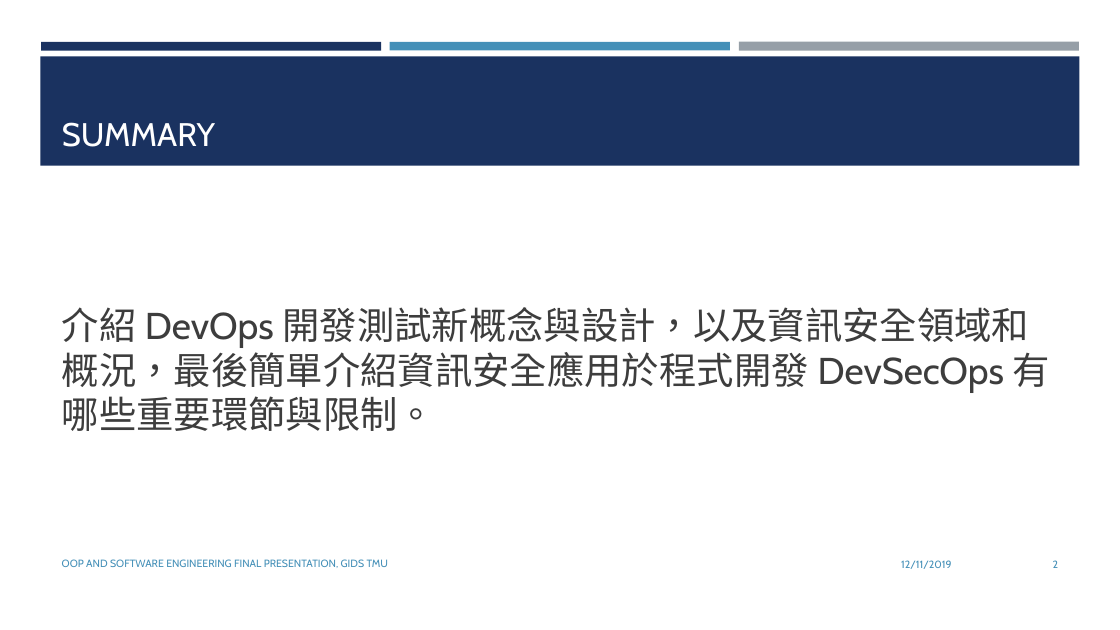
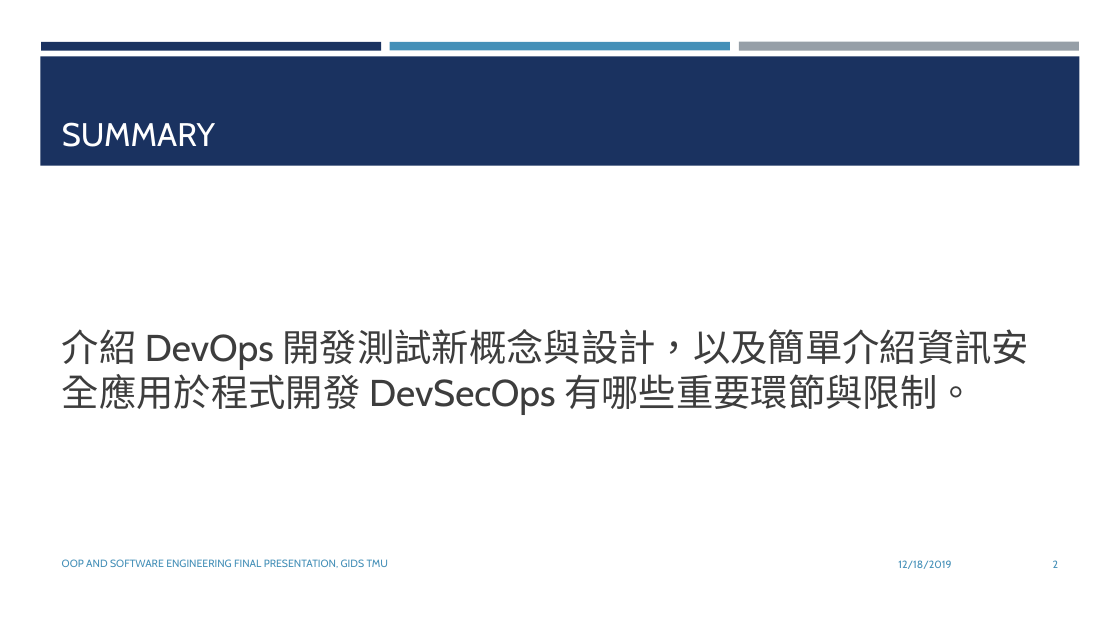
Before and after one commit to Weber12321/TMU-GIDS, a slide deck: slide 2 of 物件導向程式設計/Marry Devops and cybersecurity.pptx. Drawn at 1120x630 pixels with LibreOffice and Linux fonts; fonts in the diff are those of the drawing. Boxes give left, top, right and bottom in pixels: in the first picture for what was removed or moved away, otherwise in the second. Text is boxed around its words. In the diff, an @@ line names an element or a change of style, - is before the commit and + after.

```diff
--- a/物件導向程式設計/Marry Devops and cybersecurity.pptx
+++ b/物件導向程式設計/Marry Devops and cybersecurity.pptx
@@ text at <box>62,329,1029,415</box>: text changed @@
-介紹 DevOps 開發測試新概念與設計，以及資訊安全領域和概況，最後簡單介紹資訊安全應用於程式開發 DevSecOps 有哪些重要環節與限制。
+介紹 DevOps 開發測試新概念與設計，以及簡單介紹資訊安全應用於程式開發 DevSecOps 有哪些重要環節與限制。
@@ text at <box>898,560,951,569</box>: text changed @@
-12/11/2019
+12/18/2019
```
Also in this commit, not shown: 13 other slides changed, 1 slide removed, 4 other files.
